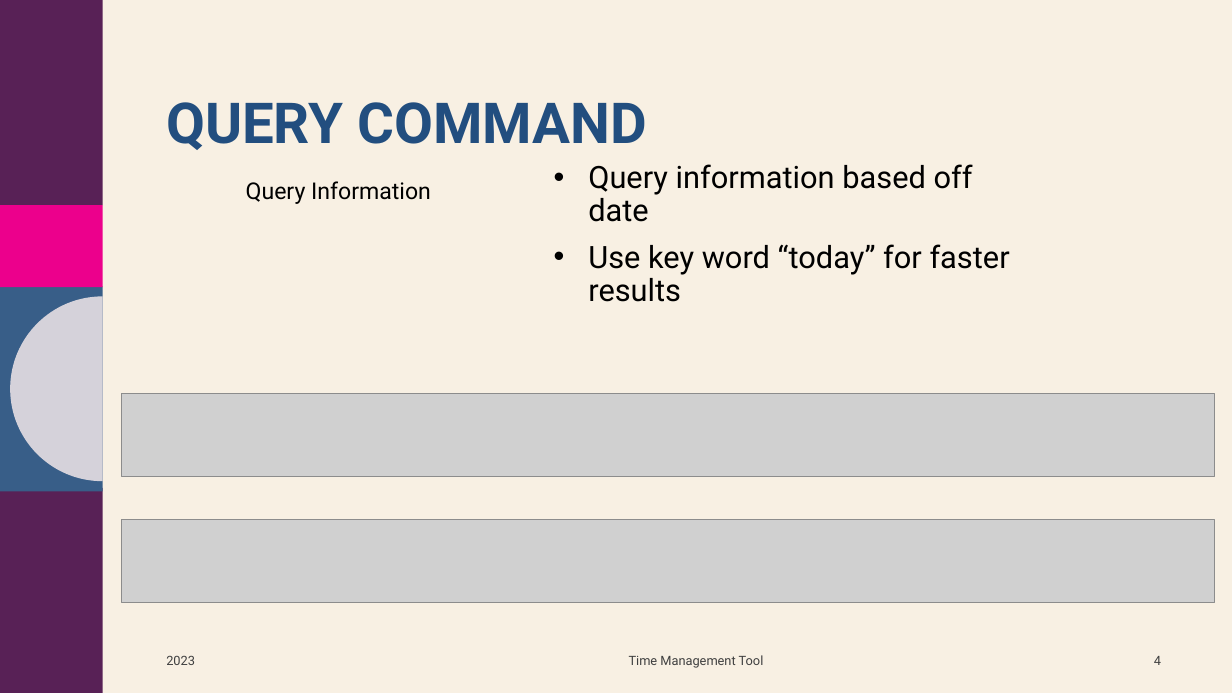
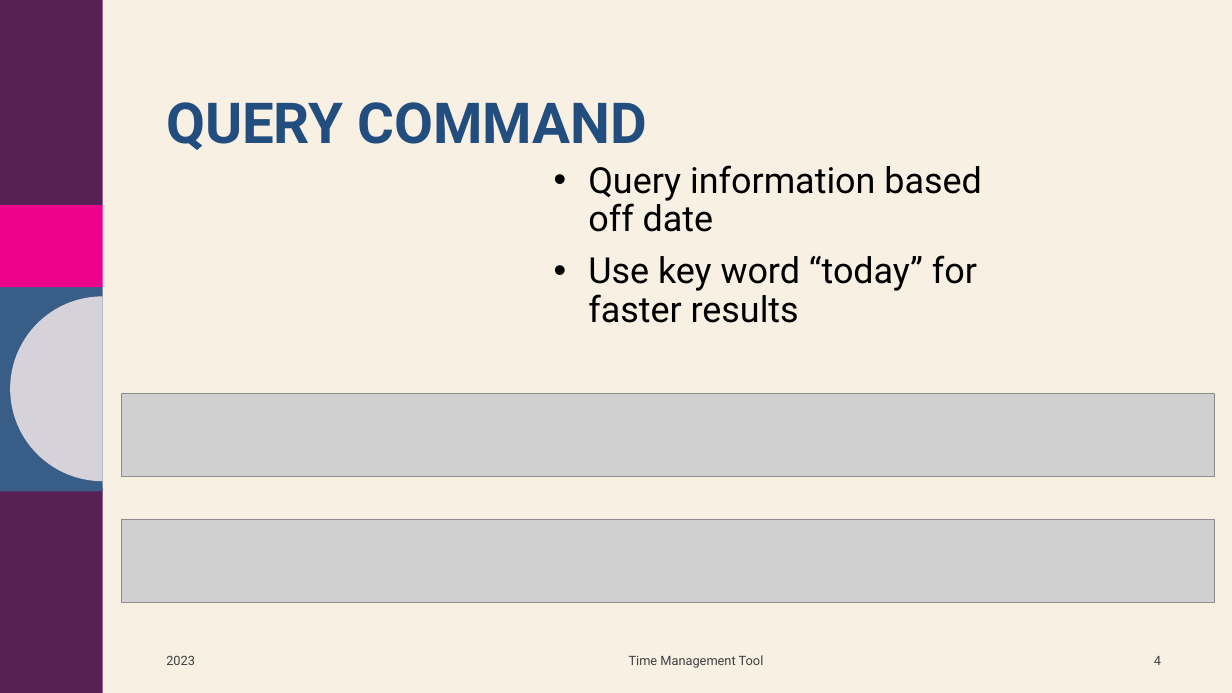
Before and after one commit to amayab9/ASE420-TimeManagement-IndividualProject, a slide deck: slide 4 of documents/presentation/Time_Management_Tool.pptx. Drawn at 1232x693 pixels with LibreOffice and Linux fonts; fonts in the diff are those of the drawing; grey boxes stand for pictures; background and template pictures are left out. Boxes give left, top, right and bottom in pixels: in the first picture for what was removed or moved away, otherwise in the second. Text is boxed around its words. In the diff, an @@ line names an element or a change of style, - is before the commit and + after.

```diff
--- a/documents/presentation/Time_Management_Tool.pptx
+++ b/documents/presentation/Time_Management_Tool.pptx
@@ text "Query information based off date" at (588,165,981,323): size 24 to 28 pt @@
@@ text removed at (246,181,431,204) @@
-Query Information
```
Also in this commit, not shown: 6 other slides changed, 2 other files.
